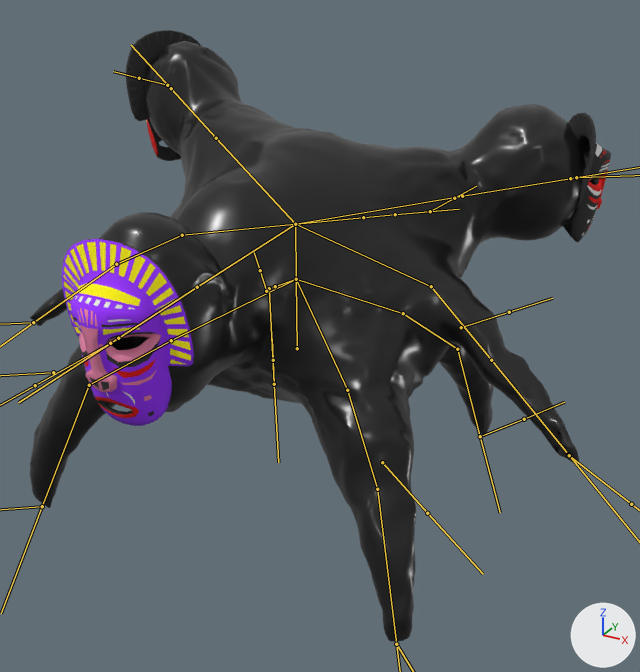
The FBX model Assets/_GlobalGameJam2026/Art/Models/Character/Fbx/BobTheBlob.fbx as it was, and as the next commit left it.
Rendered twice from a camera (50 mm lens) standing at (11.11, -19.09, 14.26) and looking at (0.65, -0.08, 4.75). The axes (+X, +Y, +Z) are drawn at lower right. The lights are the same throughout. Both versions are drawn at frame 1 of the action 'Monster_Rig|BlackMaskAction'; the numbers are the values there. The bones that bend it are drawn over the model as lines.

The first picture shows 'BlackMask', 'MonsterBody', 'PurpleMask', 'RedMask'.
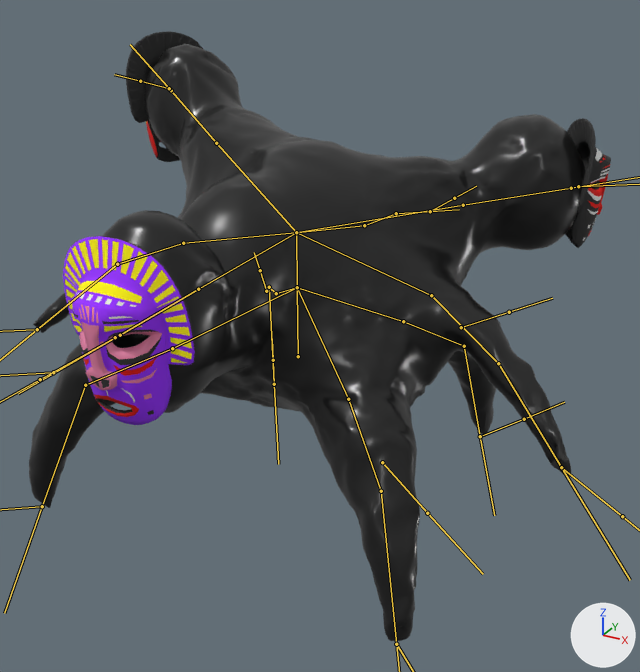
Edits to the bpy script that builds the scene:
```text
Change bone_core:
    where bone_core = bpy.data.objects['Monster_Rig'].pose.bones['core']
    bone_core.location: (0.0, 0.0, 0.0) -> (0.02, -0.23, -0.02)
Change bone_arm_a_lower:
    where bone_arm_a_lower = bpy.data.objects['Monster_Rig'].pose.bones['arm_A_lower']  # child of 'arm_A_upper'
    bone_arm_a_lower.rotation_quaternion: (0.995, 0.046, 0.001, 0.088) -> (0.999, 0.024, 0.001, 0.041)  # degrees (5, 0, 10) -> degrees (3, 0, 5)
Change bone_arm_a_hand:
    where bone_arm_a_hand = bpy.data.objects['Monster_Rig'].pose.bones['arm_A_hand']  # child of 'arm_A_lower'
    bone_arm_a_hand.rotation_quaternion: (0.984, 0.001, 0.0, -0.178) -> (0.996, 0.002, 0.0, -0.087)  # degrees (0, 0, -20) -> degrees (0, 0, -10)
Change bone_arm_b_lower:
    where bone_arm_b_lower = bpy.data.objects['Monster_Rig'].pose.bones['arm_B_lower']  # child of 'arm_B_upper'
    bone_arm_b_lower.rotation_quaternion: (0.995, -0.021, -0.001, 0.096) -> (0.998, -0.008, 0.0, 0.055)  # degrees (-2, 0, 11) -> degrees (-1, 0, 6)
Change bone_arm_b_hand:
    where bone_arm_b_hand = bpy.data.objects['Monster_Rig'].pose.bones['arm_B_hand']  # child of 'arm_B_lower'
    bone_arm_b_hand.rotation_quaternion: (0.982, 0.0, 0.0, -0.189) -> (0.997, 0.0, 0.0, -0.079)  # degrees (0, 0, -22) -> degrees (0, 0, -9)
Change bone_arm_c_lower:
    where bone_arm_c_lower = bpy.data.objects['Monster_Rig'].pose.bones['arm_C_lower']  # child of 'arm_C_upper'
    bone_arm_c_lower.rotation_quaternion: (0.996, -0.059, 0.0, -0.068) -> (0.999, -0.024, 0.0, -0.024)  # degrees (-7, 0, -8) -> degrees (-3, 0, -3)
Change bone_arm_c_hand:
    where bone_arm_c_hand = bpy.data.objects['Monster_Rig'].pose.bones['arm_C_hand']  # child of 'arm_C_lower'
    bone_arm_c_hand.rotation_quaternion: (0.987, 0.0, 0.0, -0.158) -> (0.995, 0.001, 0.0, -0.097)  # degrees (0, 0, -18) -> degrees (0, 0, -11)
Change bone_neck_a:
    where bone_neck_a = bpy.data.objects['Monster_Rig'].pose.bones['neck_A']  # child of 'upper_core'
    bone_neck_a.rotation_quaternion: (1.0, -0.008, 0.0, 0.03) -> (1.0, -0.007, 0.0, 0.008)  # degrees (-1, 0, 3) -> degrees (-1, 0, 1)
Change bone_neck_c:
    where bone_neck_c = bpy.data.objects['Monster_Rig'].pose.bones['neck_C']  # child of 'upper_core'
    bone_neck_c.rotation_quaternion: (1.0, -0.015, 0.0, -0.007) -> (1.0, -0.011, 0.0, -0.02)  # degrees (-2, 0, -1) -> degrees (-1, 0, -2)
Change bone_leg_fl_lower:
    where bone_leg_fl_lower = bpy.data.objects['Monster_Rig'].pose.bones['leg_fl_lower']  # child of 'leg_fl_upper'
    bone_leg_fl_lower.rotation_quaternion: (0.999, 0.044, -0.012, 0.027) -> (1.0, -0.008, -0.009, -0.023)  # degrees (5, -2, 3) -> degrees (-1, -1, -3)
Change bone_leg_fl_foot:
    where bone_leg_fl_foot = bpy.data.objects['Monster_Rig'].pose.bones['leg_fl_foot']  # child of 'leg_fl_lower'
    bone_leg_fl_foot.rotation_quaternion: (0.992, 0.0, 0.0, -0.123) -> (1.0, 0.0, 0.0, -0.019)  # degrees (0, 0, -14) -> degrees (0, 0, -2)
Change bone_leg_fr_lower:
    where bone_leg_fr_lower = bpy.data.objects['Monster_Rig'].pose.bones['leg_fr_lower']  # child of 'leg_fr_upper'
    bone_leg_fr_lower.rotation_quaternion: (0.992, 0.017, -0.114, -0.057) -> (0.99, -0.039, -0.111, -0.072)  # degrees (3, -13, -7) -> degrees (-4, -13, -8)
Change bone_leg_fr_foot:
    where bone_leg_fr_foot = bpy.data.objects['Monster_Rig'].pose.bones['leg_fr_foot']  # child of 'leg_fr_lower'
    bone_leg_fr_foot.rotation_quaternion: (1.0, 0.0, 0.0, -0.016) -> (0.999, 0.0, 0.0, 0.053)  # degrees (0, 0, -2) -> degrees (0, 0, 6)
Change bone_leg_bl_lower:
    where bone_leg_bl_lower = bpy.data.objects['Monster_Rig'].pose.bones['leg_bl_lower']  # child of 'leg_bl_upper'
    bone_leg_bl_lower.rotation_quaternion: (1.0, 0.005, 0.009, -0.015) -> (0.996, 0.044, 0.001, -0.075)  # degrees (1, 1, -2) -> degrees (5, 1, -9)
Change bone_leg_bl_foot:
    where bone_leg_bl_foot = bpy.data.objects['Monster_Rig'].pose.bones['leg_bl_foot']  # child of 'leg_bl_lower'
    bone_leg_bl_foot.rotation_quaternion: (1.0, 0.0, 0.0, 0.023) -> (0.992, 0.0, 0.0, 0.125)  # degrees (0, 0, 3) -> degrees (0, 0, 14)
Change bone_leg_br_lower:
    where bone_leg_br_lower = bpy.data.objects['Monster_Rig'].pose.bones['leg_br_lower']  # child of 'leg_br_upper'
    bone_leg_br_lower.rotation_quaternion: (0.999, -0.029, 0.023, -0.005) -> (0.995, -0.073, 0.023, -0.058)  # degrees (-3, 3, -1) -> degrees (-8, 2, -7)
Change bone_leg_br_foot:
    where bone_leg_br_foot = bpy.data.objects['Monster_Rig'].pose.bones['leg_br_foot']  # child of 'leg_br_lower'
    bone_leg_br_foot.rotation_quaternion: (0.999, 0.0, 0.0, 0.04) -> (0.993, 0.0, 0.0, 0.116)  # degrees (0, 0, 5) -> degrees (0, 0, 13)
```

Pixel boxes [x1, y1, x2, y2] of what changed, in the pictures (640 x 672 px):
'MonsterBody', posed: before [30, 41, 586, 642]; after [29, 44, 586, 641]
'PurpleMask', posed: before [62, 238, 195, 426]; after [63, 236, 196, 425]
'BlackMask', posed: before [563, 113, 611, 242]; after [565, 118, 611, 248]
'RedMask', posed: before [126, 30, 201, 161]; after [126, 31, 203, 162]
bone 'core', root to tip: before (297, 348) to (296, 279); after (298, 356) to (297, 287)
bone 'arm_A_lower', root to tip: before (182, 235) to (116, 264); after (183, 243) to (117, 264)
bone 'arm_A_hand', root to tip: before (116, 264) to (33, 322); after (117, 264) to (37, 329)
bone 'arm_B_lower', root to tip: before (431, 286) to (491, 360); after (431, 295) to (498, 363)
bone 'arm_B_hand', root to tip: before (491, 360) to (568, 454); after (498, 363) to (561, 467)
bone 'arm_C_lower', root to tip: before (363, 217) to (395, 214); after (364, 225) to (396, 213)
bone 'arm_C_hand', root to tip: before (395, 214) to (430, 211); after (396, 213) to (430, 211)
bone 'neck_A', root to tip: before (295, 224) to (197, 287); after (296, 232) to (198, 289)
bone 'neck_C', root to tip: before (295, 224) to (216, 138); after (296, 232) to (216, 143)
bone 'leg_fl_lower', root to tip: before (347, 390) to (377, 489); after (348, 399) to (381, 491)
bone 'leg_fl_foot', root to tip: before (377, 489) to (396, 644); after (381, 491) to (396, 644)
bone 'leg_fr_lower', root to tip: before (171, 340) to (89, 385); after (172, 348) to (85, 385)
bone 'leg_fr_foot', root to tip: before (89, 385) to (42, 506); after (85, 385) to (42, 506)
bone 'leg_bl_lower', root to tip: before (403, 313) to (457, 349); after (403, 321) to (464, 346)
bone 'leg_bl_foot', root to tip: before (457, 349) to (480, 436); after (464, 346) to (480, 436)
bone 'leg_br_lower', root to tip: before (275, 286) to (269, 288); after (276, 293) to (269, 287)
bone 'leg_br_foot', root to tip: before (269, 288) to (274, 384); after (269, 287) to (274, 384)
